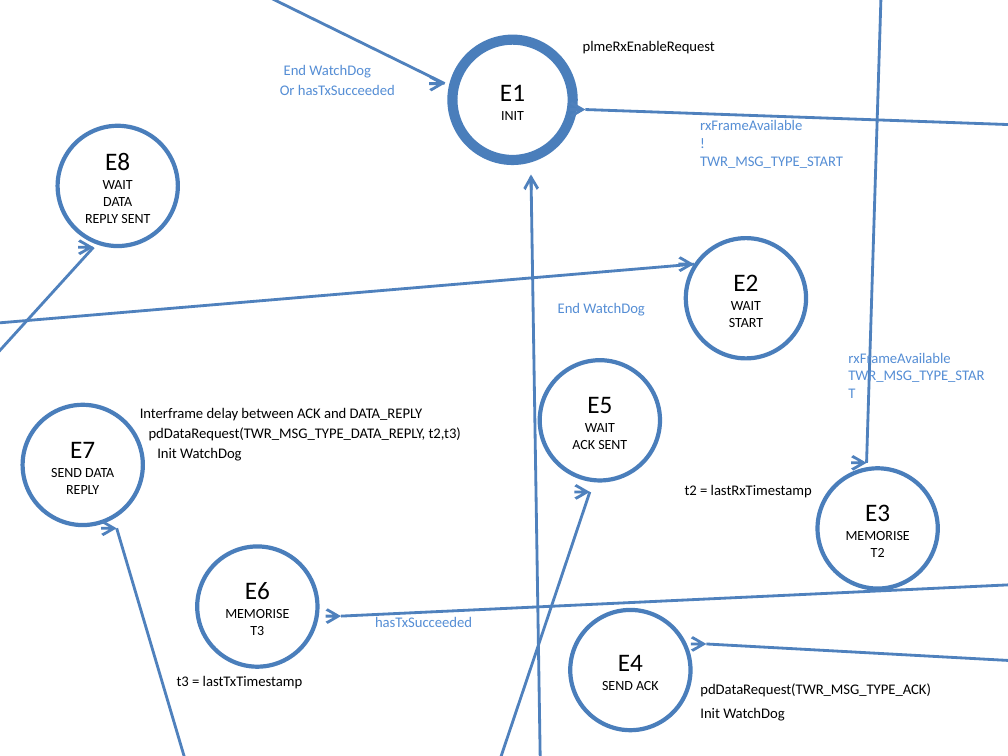
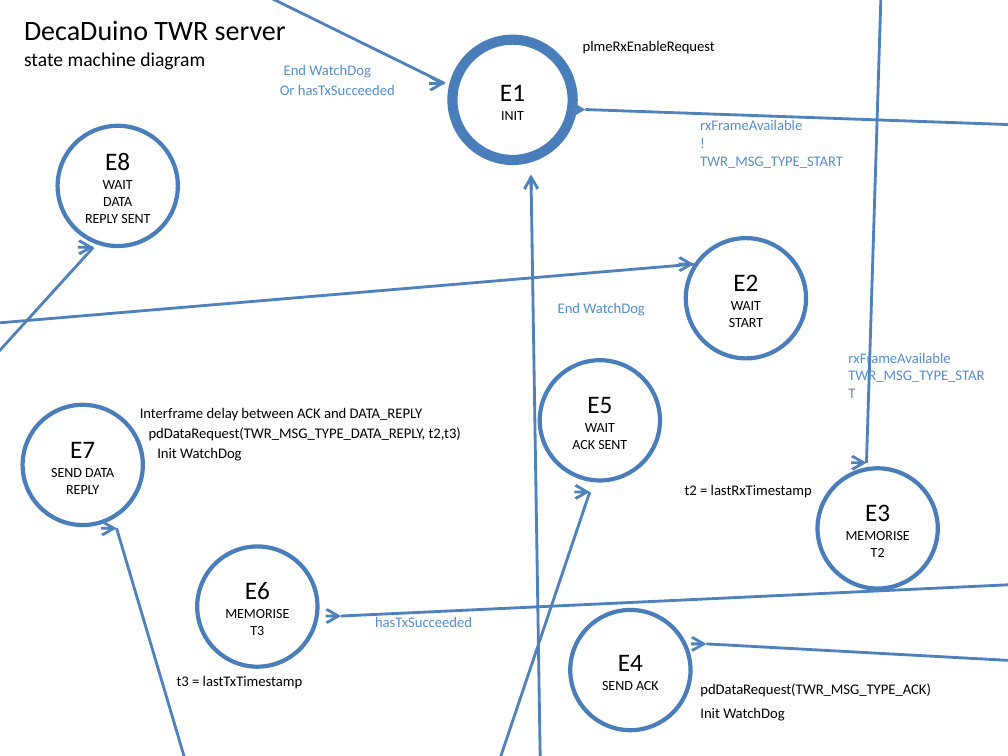
Before and after one commit to irit-rmess/DecaDuino, a slide deck: slide 1 of twrDecaDuino_B.odp. Drawn at 1008x756 pixels with LibreOffice and Linux fonts; fonts in the diff are those of the drawing. Boxes give left, top, right and bottom in pixels: in the first picture for what was removed or moved away, otherwise in the second. Text is boxed around its words. In the diff, an @@ line names an element or a change of style, - is before the commit and + after.

Commit message:
Add title on the state machine diagrams

```diff
--- a/twrDecaDuino_B.odp
+++ b/twrDecaDuino_B.odp
@@ text added at <box>24,20,286,70</box>, 14 pt, text #000000 @@
+DecaDuino TWR server
+state machine diagram
```
Also in this commit, not shown: 1 other file.
